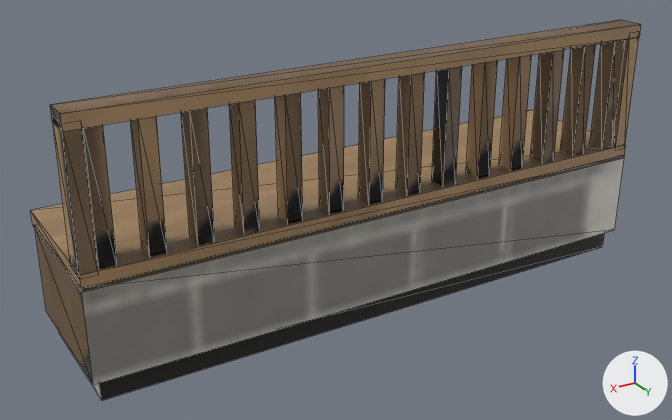
Before and after pictures for a commit that changed the FBX model art/house/fbx/H_HallBench_8.fbx.
Camera for both pictures: a 50 mm camera at (6.17, 9.8, 6.1) aimed at (0.32, 0.05, 1.23). Lighting does not change. The marker at lower right points along +X, +Y and +Z. The first picture is the older version. Mesh edges are drawn as thin lines.

Names of what the first picture shows: 'H_HallBench_8'.
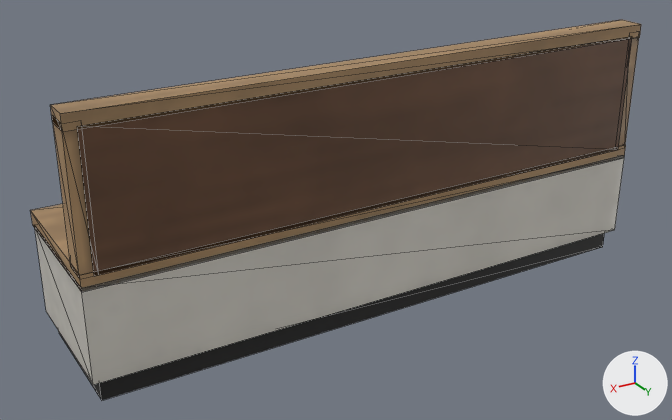
What differs and where, as boxes [x1, y1, x2, y2] in the pictures (672 x 420 px):
part 1 of me_h_hallbench_8, added (brown): after [77, 36, 632, 276]
part 2 of me_h_hallbench_8, surface changed (lighter): [34, 20, 641, 400] in both

The edits, one by one:
me_h_hallbench_8 is used by ob_h_hallbench_8; location (0.0, 0.0, 0.0).
me_h_hallbench_8 had 200 vertices, 300 faces and spanned x -4.0..4.0, y -1.0..1.0, z 0.0..3.4.
me_h_hallbench_8 now has 208 vertices, 312 faces and spans x -4.0..4.0, y -1.0..1.0, z 0.0..3.4.
me_h_hallbench_8 part 1: a new loose piece, a box spanning x -3.85..3.85, y 0.9..1.0, z 1.6..3.25, in mat_h_storage2.
me_h_hallbench_8 part 2: 286 kept faces spanning x -4.0..4.0, y -1.0..1.0, z 0.0..3.4 get new texture (UV) coordinates.
